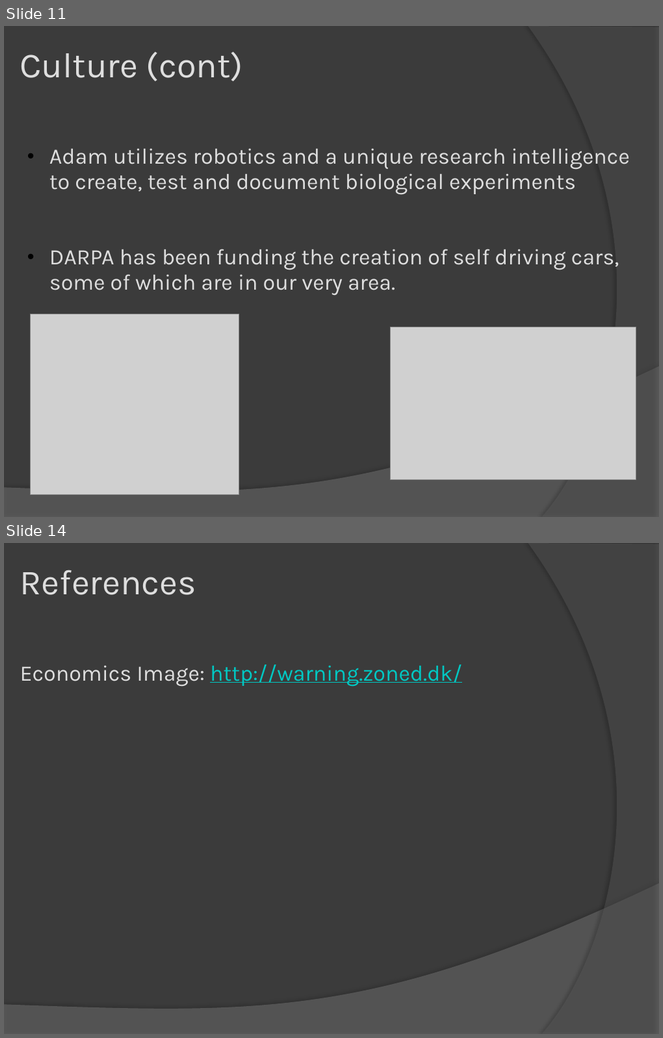
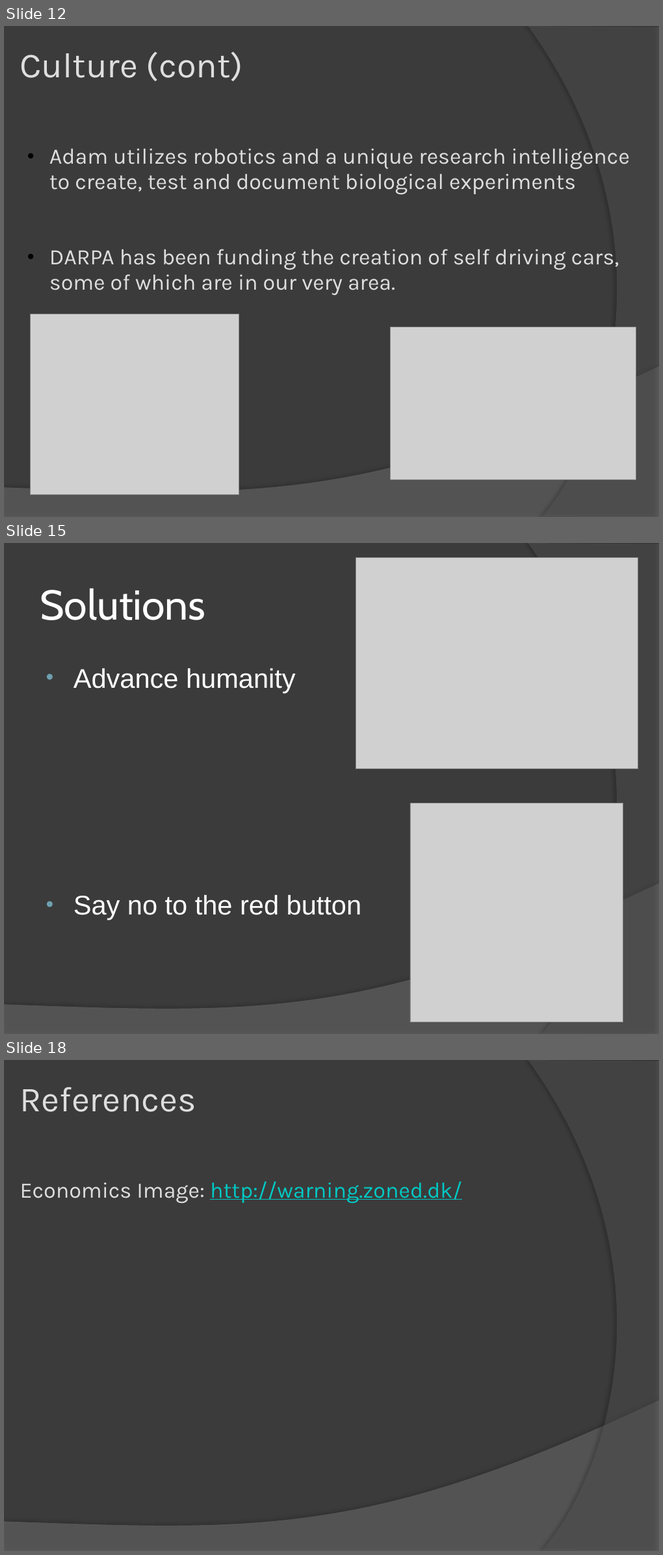
Before and after one commit to abhishekori/team-sexy-awesome-repository-of-awesomeness-----sexy, a slide deck: artififical intelligence.pptx. Shown one above the other, each under a label of ours: slides 11 and 14 before the commit, slides 12, 15 and 18 after it; the slides between them are not shown. The pictures are 663x1038 and 663x1555 pixels, drawn with LibreOffice and Linux fonts; fonts in the diff are those of the drawing; grey boxes stand for pictures. Boxes give left, top, right and bottom in pixels: in the first picture for what was removed or moved away, otherwise in the second. Text is boxed around its words. In the diff, an @@ line names an element or a change of style, - is before the commit and + after.

```diff
--- a/artififical intelligence.pptx
+++ b/artififical intelligence.pptx
@@ slide 15 added at box(4, 543, 659, 1034), background #3B3B3B; not listed: 2 template elements that a slide beside it also shows @@
@@ picture added at box(356, 558, 638, 769) @@
@@ title added at box(40, 589, 206, 620), 51 pt, text #FFFFFF @@
+Solutions
@@ text added at box(74, 668, 362, 920), 33 pt, text #FFFFFF @@
+• Advance humanity
+• Say no to the red button
@@ picture added at box(410, 804, 623, 1023) @@
@@ what was slide 11 is now slide 12 @@
@@ what was slide 14 is now slide 18 @@
```
Also in this commit, not shown: 5 slides changed, 6 other slides added, 3 slides removed.
